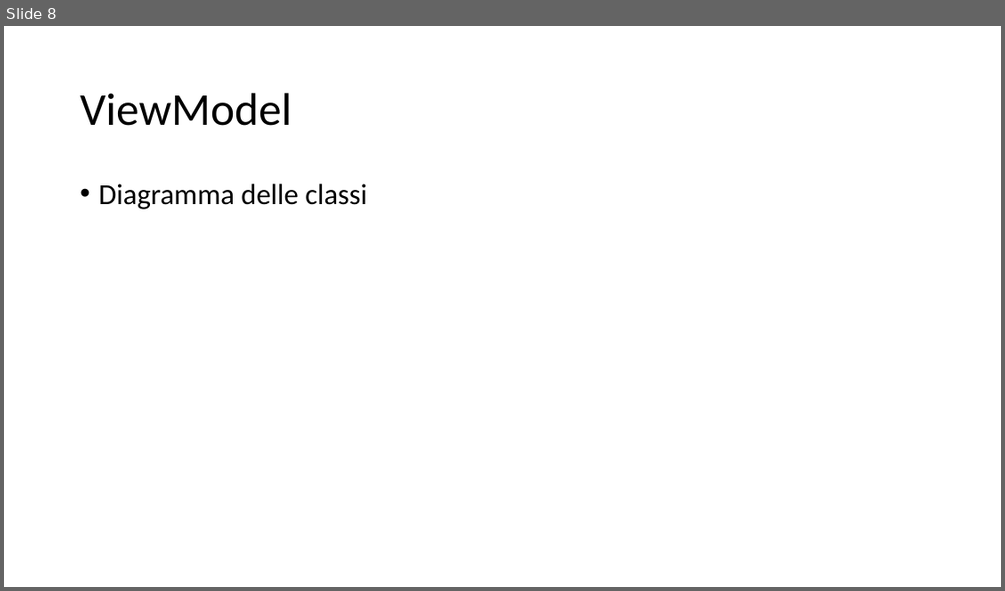
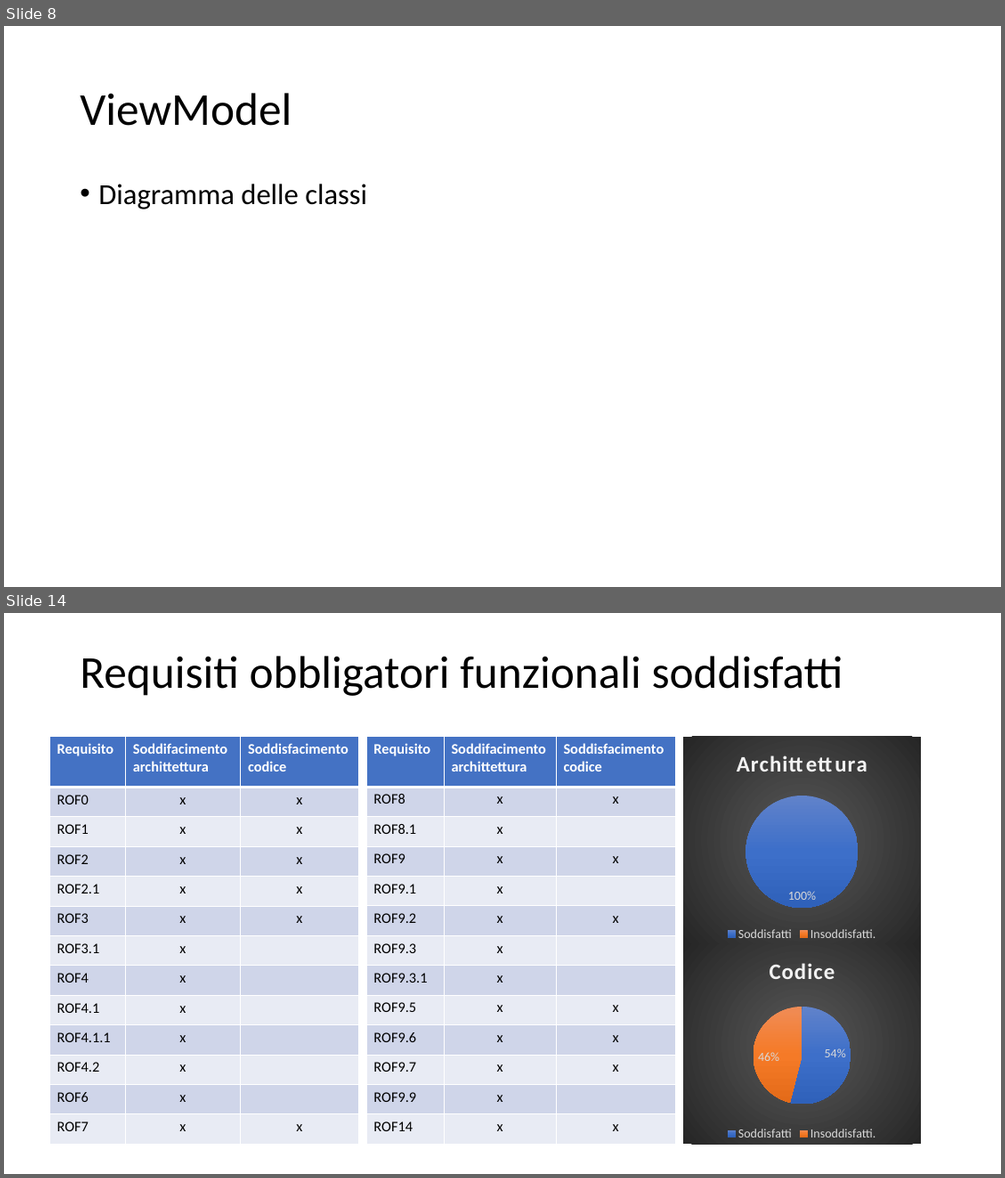
Before and after one commit to Italiaracerx/progettoSWE, a slide deck: Presentazioni/Presentazioni PB/Presentazione PB.pptx. Shown one above the other, each under a label of ours: slide 8 before the commit, slides 8 and 14 after it; the slides between them are not shown. The pictures are 1005x591 and 1005x1178 pixels, drawn with LibreOffice and Linux fonts; fonts in the diff are those of the drawing. Boxes give left, top, right and bottom in pixels: in the first picture for what was removed or moved away, otherwise in the second. Text is boxed around its words. In the diff, an @@ line names an element or a change of style, - is before the commit and + after.

```diff
--- a/Presentazioni/Presentazioni PB/Presentazione PB.pptx
+++ b/Presentazioni/Presentazioni PB/Presentazione PB.pptx
@@ slide 14 added at (4, 613, 1001, 1174), background #FFFFFF @@
@@ title added at (80, 656, 843, 696), 44 pt, text #000000 @@
+Requisiti obbligatori funzionali soddisfatti
@@ table added at (49, 737, 359, 1144), 13 rows, 3 columns @@
+Requisito | Soddifacimento / archittettura | Soddisfacimento / codice
+ROF0 | x | x
+ROF1 | x | x
+ROF2 | x | x
+ROF2.1 | x | x
+ROF3 | x | x
+ROF3.1 | x | 
+ROF4 | x | 
+ROF4.1 | x | 
+ROF4.1.1 | x | 
+ROF4.2 | x | 
+ROF6 | x | 
+ROF7 | x | x
@@ table added at (367, 737, 676, 1144), 13 rows, 3 columns @@
+Requisito | Soddifacimento / archittettura | Soddisfacimento / codice
+ROF8 | x | x
+ROF8.1 | x | 
+ROF9 | x | x
+ROF9.1 | x | 
+ROF9.2 | x | x
+ROF9.3 | x | 
+ROF9.3.1 | x | 
+ROF9.5 | x | x
+ROF9.6 | x | x
+ROF9.7 | x | x
+ROF9.9 | x | 
+ROF14 | x | x
@@ pie chart added at (683, 737, 921, 944) @@
+title "Archittettura"
+categories: Soddisfatti, Insoddisfatti.
+Archittettura: 100, 0
@@ pie chart added at (683, 944, 921, 1144) @@
+title "Codice "
+categories: Soddisfatti, Insoddisfatti.
+Series 1: 54, 46
```
Also in this commit, not shown: 8 slides changed, 1 other slide added, 2 slides removed.
